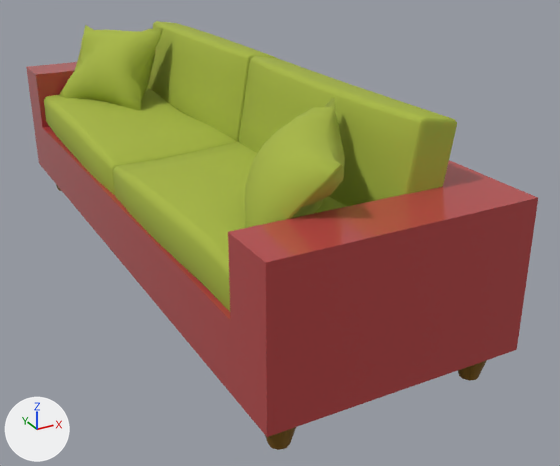
Before and after pictures for a commit that changed the FBX model Ripple Effect/Assets/Resources/Models/RoomModels/RE_RLivingCouch.FBX.
The view is the same before and after, from a camera (50 mm lens) standing at (-2.17, -4.93, 2.56) and looking at (0.32, -0.41, 0.3). Every picture has the same lights, and +X, +Y and +Z are marked at lower left. Where no turn or scale is listed for an object, it has been applied to the vertices.

Objects in the first picture: 'RE_RLivingCouch'.
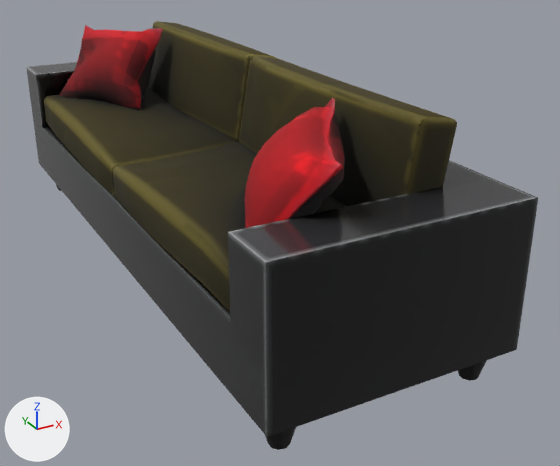
The change, as a diff of the scene's bpy script:
```diff
--- a/Ripple Effect/Assets/Resources/Models/RoomModels/RE_RLivingCouch.FBX.py
+++ b/Ripple Effect/Assets/Resources/Models/RoomModels/RE_RLivingCouch.FBX.py
@@ img_albedo_gloss_png @@
+img_albedo_gloss_png = load_image('Albedo_Gloss.png', '_unpacked/Albedo_Gloss.png', 1024, 1024, 'sRGB')
@@ img_albedo_matte_png @@
+img_albedo_matte_png = load_image('Albedo_Matte.png', '_unpacked/Albedo_Matte.png', 1024, 1024, 'sRGB')
@@ img_albedo_wood_png @@
+img_albedo_wood_png = load_image('Albedo_Wood.png', '_unpacked/Albedo_Wood.png', 1024, 1024, 'sRGB')
@@ mat_wood @@
 mat_wood = principled_material('Wood')
-mat_wood.base_color = (0.184, 0.0902, 0.0)  # dark yellow #775500
+mat_wood.texture = img_albedo_wood_png  # with its transparency
 mat_wood.roughness = 0.859
@@ mat_matte @@
 mat_matte = principled_material('Matte')
-mat_matte.base_color = (0.388, 0.475, 0.051)  # green #a7b740
+mat_matte.texture = img_albedo_matte_png  # with its transparency
 mat_matte.roughness = 0.859
@@ mat_gloss @@
 mat_gloss = principled_material('Gloss')
-mat_gloss.base_color = (0.478, 0.0588, 0.0588)  # red #b84545
+mat_gloss.texture = img_albedo_gloss_png  # with its transparency
 mat_gloss.roughness = 0.143
@@ me_mesh @@
 me_mesh.from_pydata(...)  # 1318 vertices, 1311 faces; spans x -0.79..0.79, y -2.3..2.3, z -0.01..1.53
 # used by ob_re_rlivingcouch; location = (0.0, 0.0, 0.0)
+# me_mesh part 1: texture (UV) coordinates of 1264 of 1311 faces, centred in x -0.77..0.62, y -2.3..2.3, z 0.59..1.52, changed; they spanned u 0.0..1.0, v 0.1..1.0 and now span u 0.0..0.99, v 0.01..0.98
 me_mesh.materials.append(mat_wood)
```

Where the change shows, as pixel boxes [x1, y1, x2, y2] in the pictures (560 x 466 px):
'RE_RLivingCouch', surface changed: [26, 21, 538, 450] in both
part 1 of me_mesh, surface changed: [36, 21, 538, 437] in both
